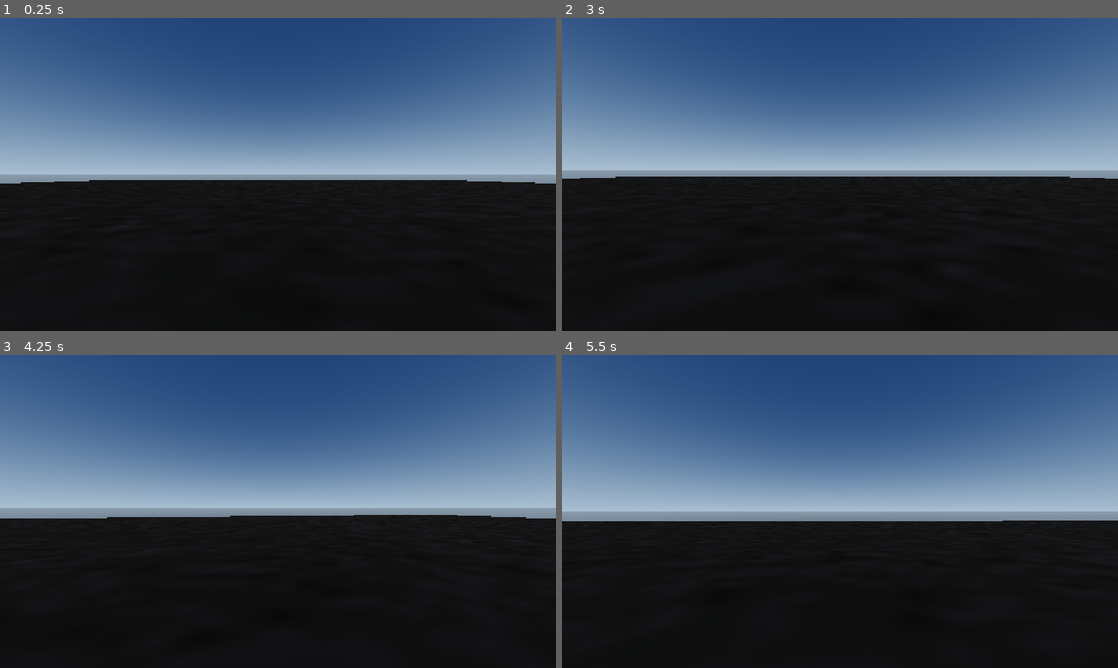
Above: before the commit, frames 1-4 (two rows, left to right).
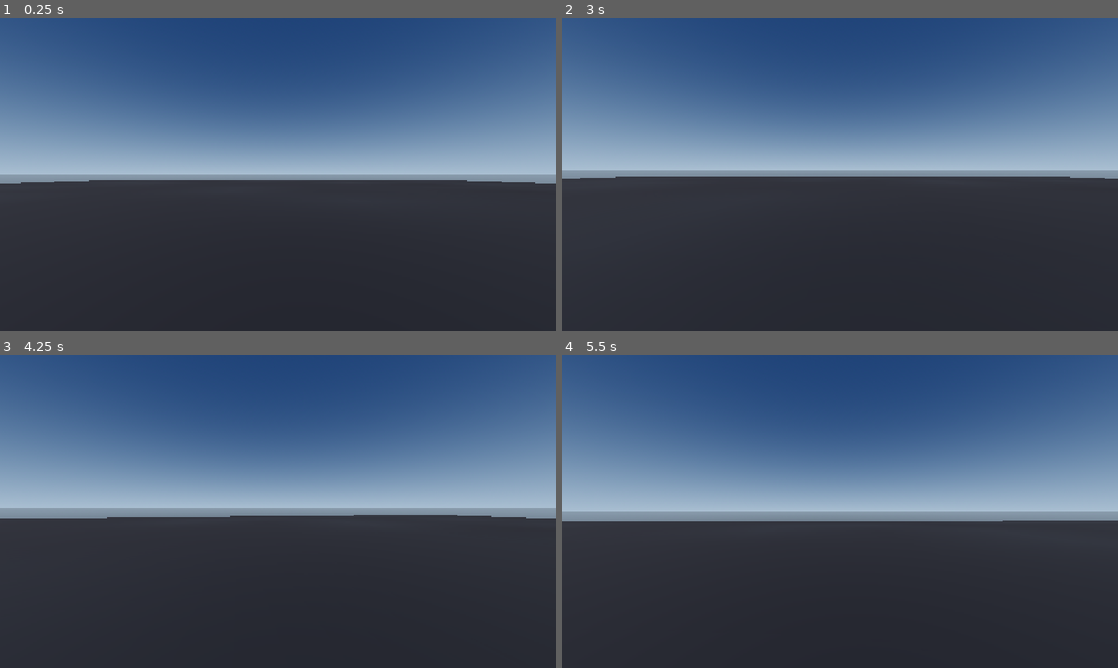
Above: after the commit, the same moments.

Repository: g5-j/hnqrstation
Game: Godot game, scene res://scenes/main.tscn
Two runs of this game, one before a commit and one after it. Both use one fixed random seed, a clock stepped at 60 frames per second and the inputs below.
Inputs (mouse positions are in pixels of both pictures, inside the frame that each line leads up to):
- Up to frame 1 (0.25 s): no input
- Up to frame 2 (3 s): tap Enter at 0.5, 2.75 s; move the mouse to (867, 174) at 0.52 s; hold Shift 0.53-1.28 s; hold W from 0.53 s (still down); click (867, 174) at 0.67 s; tap Space at 0.77, 1.52, 2 s; move the mouse to (812, 174) at 1.27 s; tap Shift at 1.35, 2.85 s; move the mouse to (851, 168) at 2.02 s; hold Shift 2.03-2.78 s; move the mouse to (834, 180) at 2.77 s; click (834, 180) at 2.92 s
- Up to frame 3 (4.25 s): keep holding W; tap Space at 3.02, 3.5, 3.77 s; move the mouse to (316, 514) at 3.52 s; hold Shift from 3.53 s (still down)
- Up to frame 4 (5.5 s): keep holding W; tap Enter at 4.25 s; move the mouse to (795, 508) at 4.27 s; release Shift at 4.28 s; tap Shift at 4.35 s; tap Space at 4.52, 5 s; move the mouse to (845, 511) at 5.02 s; hold Shift from 5.03 s (still down); click (845, 511) at 5.17 s

The runs differ from the first frame. In frame 1, 48% of the frame differs, in the area x 0-100%, y 51-100%; in frame 2, 49%, in the area x 0-100%, y 50-100%; in frame 3, 48%; in frame 4, 47%.

Commit message:
Replace unstable custom terrain shader with native PBR material

Diff:
--- a/materials/asphalt_ground.tres
+++ b/materials/asphalt_ground.tres
@@ -1,19 +1,9 @@
-[gd_resource type="ShaderMaterial" load_steps=3 format=3]
+[gd_resource type="StandardMaterial3D" load_steps=2 format=3]
 
-[ext_resource type="Shader" path="res://addons/terrain_layered_shader/shaders/terrain_shader_base.tres" id="1_shader"]
-[ext_resource type="Texture2D" path="res://textures/asphalt_ground.png" id="2_albedo"]
+[ext_resource type="Texture2D" path="res://textures/asphalt_ground.png" id="1_albedo"]
 
 [resource]
-shader = ExtResource("1_shader")
-shader_parameter/tile_margin = 0.1
-shader_parameter/uv_terrain_scale = Vector2(18, 18)
-shader_parameter/uv_terrain_offset = Vector2(0, 0)
-shader_parameter/albedo = Color(0.34, 0.35, 0.36, 1)
-shader_parameter/texture_albedo = ExtResource("2_albedo")
-shader_parameter/metallic = 0.0
-shader_parameter/metallic_texture_channel = Color(0, 0, 0, 0)
-shader_parameter/roughness = 0.92
-shader_parameter/specular = 0.18
-shader_parameter/normal_scale = 0.0
-shader_parameter/heightmap_scale = 0.0
-shader_parameter/deep_parallax = false
+albedo_color = Color(0.34, 0.35, 0.36, 1)
+albedo_texture = ExtResource("1_albedo")
+metallic = 0.0
+roughness = 0.92
